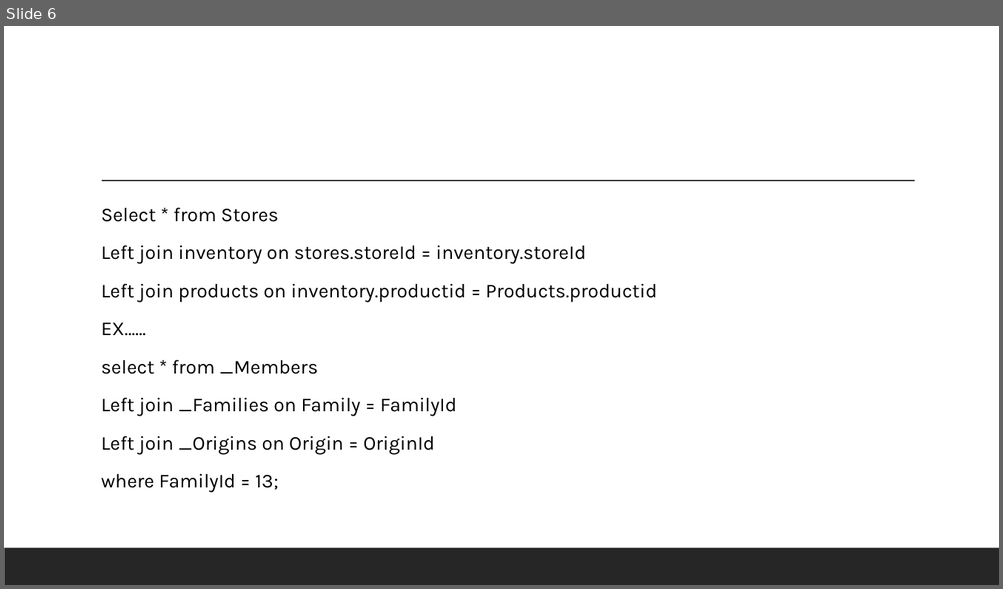
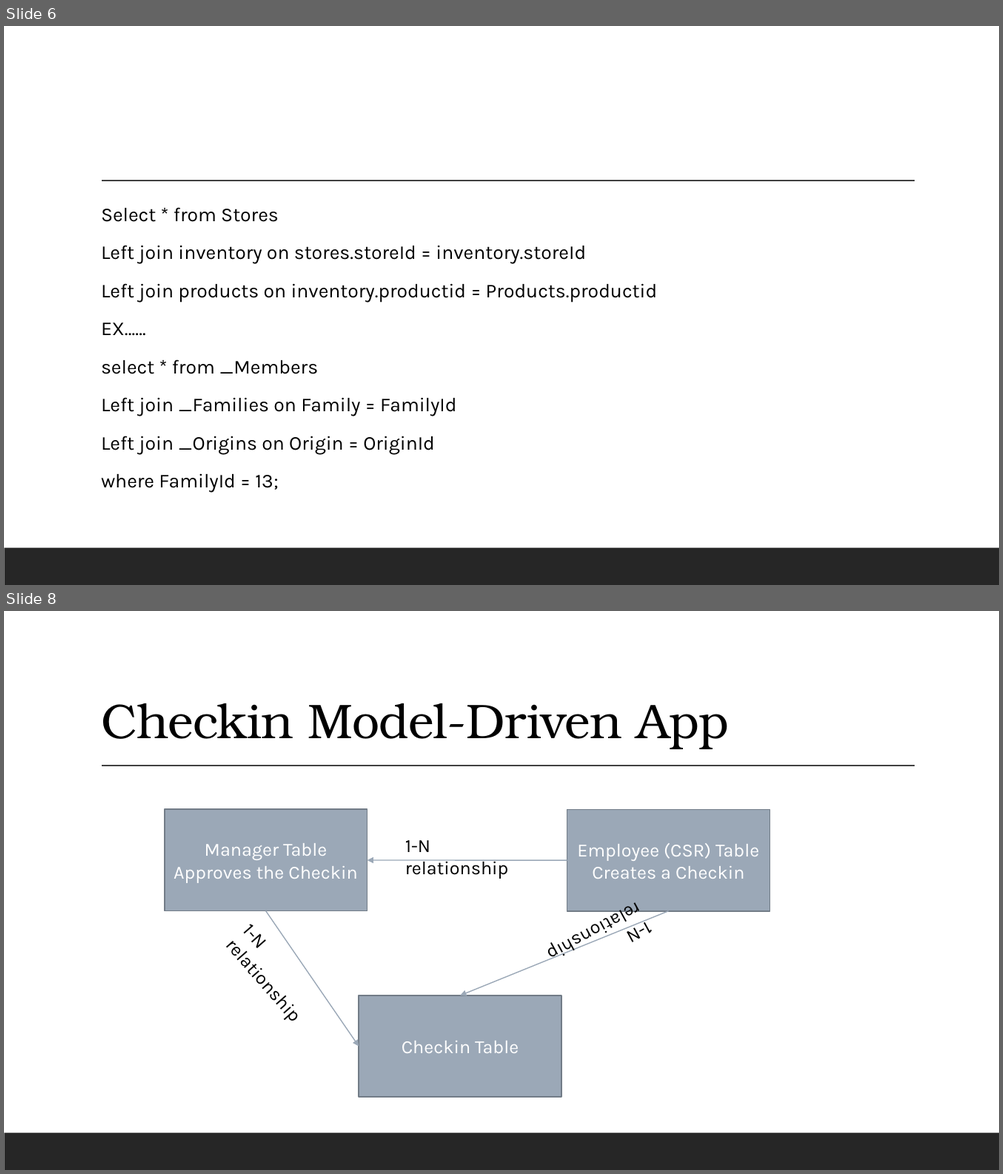
Before and after one commit to 041122-dynamics-uta/041122-dynamics-batch, a slide deck: demos/MarksDrawrings.pptx. Shown one above the other, each under a label of ours: slide 6 before the commit, slides 6 and 8 after it; the slides between them are not shown. The pictures are 1003x589 and 1003x1174 pixels, drawn with LibreOffice and Linux fonts; fonts in the diff are those of the drawing. Boxes give left, top, right and bottom in pixels: in the first picture for what was removed or moved away, otherwise in the second. Text is boxed around its words. In the diff, an @@ line names an element or a change of style, - is before the commit and + after.

```diff
--- a/demos/MarksDrawrings.pptx
+++ b/demos/MarksDrawrings.pptx
@@ slide 8 added at bbox=[4, 611, 999, 1170], background #FFFFFF; not listed: 2 template elements that a slide beside it also shows @@
@@ title added at bbox=[101, 703, 729, 749], 47 pt, text #000000 @@
+Checkin Model-Driven App
@@ rectangle added at bbox=[165, 809, 367, 911], fill #9BA8B7, outline #737C87 1.25 pt, 18 pt, text #FFFFFF @@
+Manager Table
+Approves the Checkin
@@ rectangle added at bbox=[567, 809, 770, 911], fill #9BA8B7, outline #737C87 1.25 pt, 18 pt, text #FFFFFF @@
+Employee (CSR) Table
+Creates a Checkin
@@ text added at bbox=[405, 840, 509, 879], 18 pt, text #000000 @@
+1-N relationship
@@ arrow added from (567, 860) to (367, 860), #9BA8B7 1 pt @@
@@ arrow added from (266, 911) to (358, 1047), #9BA8B7 1 pt @@
@@ arrow added from (668, 911) to (460, 996), #9BA8B7 1 pt @@
@@ text added at bbox=[625, 920, 647, 943], 18 pt, text #000000 @@
+1-N relationship
@@ text added at bbox=[236, 933, 269, 951], 18 pt, text #000000 @@
+1-N relationship
@@ rectangle added at bbox=[358, 996, 561, 1097], fill #9BA8B7, outline #737C87 1.25 pt, 18 pt, text #FFFFFF @@
+Checkin Table
```
Also in this commit, not shown: 2 other slides added, 10 other files.
